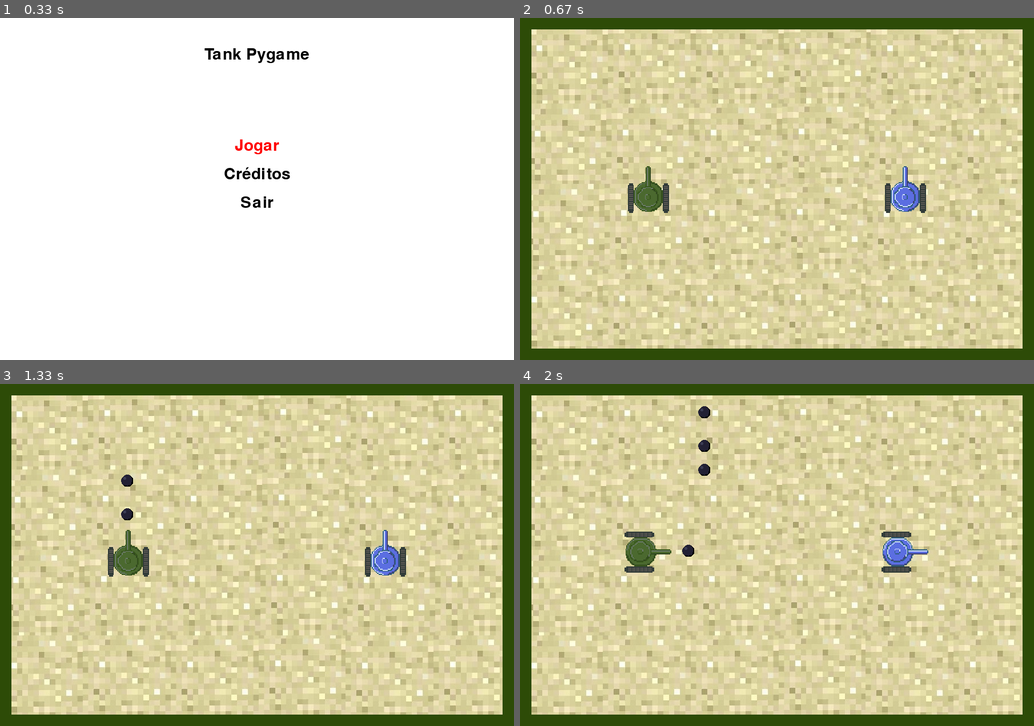
Above: before the commit, frames 1-4 (two rows, left to right).
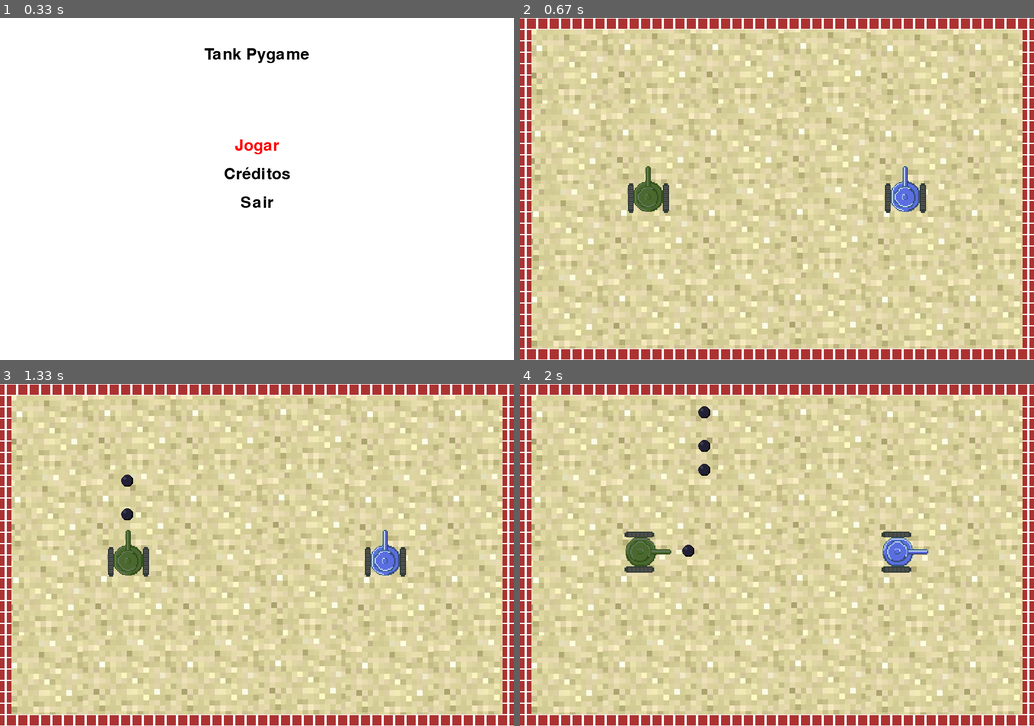
Above: after the commit, the same moments.

Repository: OzielBezerradeLima/tankpygame
Game: pygame game, started from codes/main.py
The game is run twice, just before and just after one commit, with the same random seed, the same clock (stepped at 60 frames per second) and the same inputs.
Inputs:
- Up to frame 1 (0.33 s): no input
- Up to frame 2 (0.67 s): tap Enter at 0.33 s
- Up to frame 3 (1.33 s): tap Space at 0.67, 1.07 s; hold Up from 1 s (still down); hold W from 1 s (still down)
- Up to frame 4 (2 s): tap Space at 1.37, 1.57, 1.87 s; release Up at 1.47 s; release W at 1.47 s; hold Right 1.5-1.97 s; hold D 1.5-1.97 s

Frame 1 is identical in both runs. In frame 2, 11% of the frame differs, in the area x 0-100%, y 0-100%; in frame 3, 11%; in frame 4, 11%.

Commit message:
sprite parede adicionado

Diff:
--- a/codes/game.py
+++ b/codes/game.py
@@ -16,6 +16,7 @@
         tank.bullet_ricochet()
         tank.player_active()
         tank.draw_bullet()
+      #  tank.draw_bullet2()
 
         for event in pygame.event.get():
             if event.type == pygame.QUIT:
--- a/codes/maze.py
+++ b/codes/maze.py
@@ -40,9 +40,13 @@
     if not hasattr(draw_map, "walls"):
         draw_map.walls, draw_map.empty_spaces = create_map()
 
+    block_image = pygame.image.load(os.path.join(os.path.dirname(__file__), "../assets/wall_sprite.png"))
+
     # Desenha o fundo da tela
     settings.screen.blit(draw_map.background_image, (0, 0))
 
+    for wall_rect in draw_map.walls:
+        settings.screen.blit(block_image, wall_rect.topleft)
     # Desenha cada parede novamente
-    for wall in draw_map.walls:
-        pygame.draw.rect(settings.screen, settings.WALL_COLOR, wall)
+    #for wall in draw_map.walls:
+     #   pygame.draw.rect(settings.screen, settings.WALL_COLOR, wall)
Binary file changed: assets/wall_sprite.png
